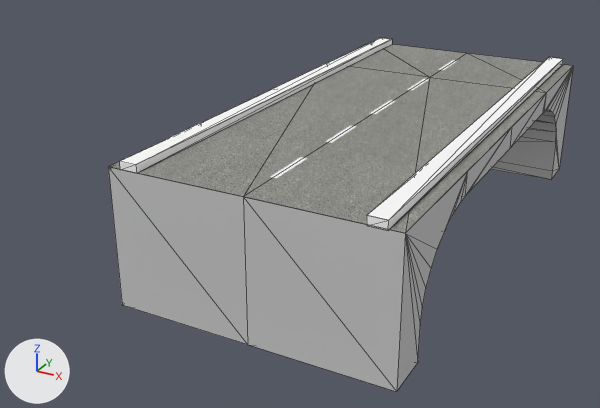
An edit to the FBX model Assets/Project/Graphics/3D/Models/MODULAR ROADS/BRIDGE.fbx, drawn before and after from the same camera.
Camera for both pictures: a camera (50 mm lens) standing at (7.22, -17.1, 8.65) and looking at (-2.12, -0.11, 0.16). The lights are fixed; the arrows at lower left show +X, +Y and +Z. Both versions are drawn at frame 1 of the action 'Take 001'; the numbers are the values there. Mesh edges are drawn as thin lines. Vertices at the same position are counted once.

Names of what the first picture shows: 'Bridge'.
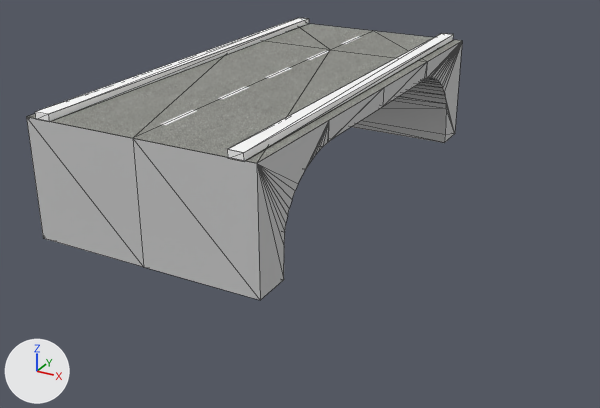
Boxes (x1, y1, x2, y2) around the edits, measured in the pictures (600 x 408 px):
'Bridge', reshaped, moved (6% narrower, 20% shorter): before (108, 38, 573, 392); after (27, 18, 462, 300)
part 1 of me_bridge_ncl1_1, built on: before (405, 68, 573, 359); after (257, 41, 462, 278)
part 2 of me_bridge_ncl1_1, surface changed: before (442, 67, 573, 237); after (304, 42, 462, 172)

What the commit changed:
me_bridge_ncl1_1 is used by ob_bridge; location (0.0, 0.0, 0.0); rotation (1.571, 0.0, 0.0), in degrees (90, 0, 0); scale (0.01, 0.01, 0.01).
me_bridge_ncl1_1 had 104 vertices, 162 faces and spanned x -300.0..300.0, y 0.0..316.0, z -601.0..600.0.
me_bridge_ncl1_1 now has 132 vertices, 218 faces and spans x -300.0..300.0, y 0.0..316.0, z -601.0..600.0.
Part 1, on me_bridge_ncl1_1:
13 vertices are removed from x -300.0..300.0, y 144.0..248.0, z -485.0..465.0.
55 faces are deleted.
3 vertices in x -300.0..300.0, y 111.0..144.0, z 485.0..497.0 move by (0.0, 0.0, -1.0).
3 vertices in x -300.0..300.0, y 174.0..222.0, z 405.0..465.0 move by (0.0, -1.0, 0.0).
9 vertices move from x -300.0..300.0, y 77.0..238.0, z -497.0..501.0 to x -300.0..300.0, y 77.0..229.0, z -494.0..499.0.
24 vertices are added at x -300.0..300.0, y 127.0..249.0, z -490.0..491.0.
17 new vertices lie (600.0, 0.0, 0.0) away from vertices in x -300.0, y 127.0..249.0, z -490.0..491.0.
111 new faces join them, mat_mtl_bridge2 (light grey #cacaca).
me_bridge_ncl1_1 part 2: 7 kept faces spanning x -300.0..300.0, y 0.0..300.0, z -600.0..600.0 get new texture (UV) coordinates.
Object 'Bridge' (ob_bridge) moves from (0.0, 0.0, 0.0) to (-3.65, 1.51, 0.0).
